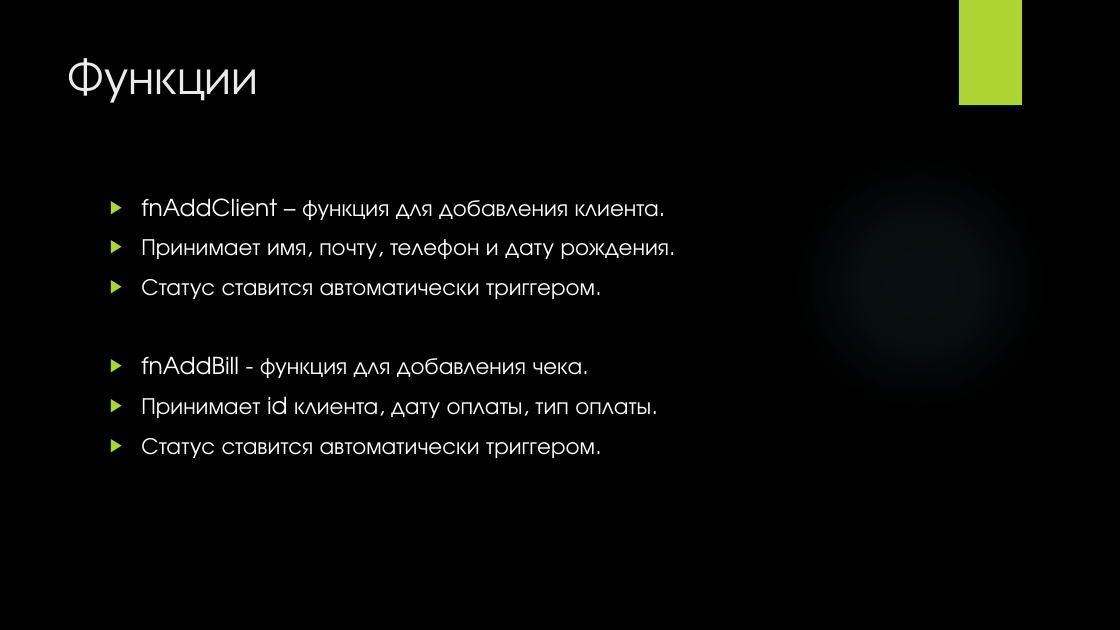
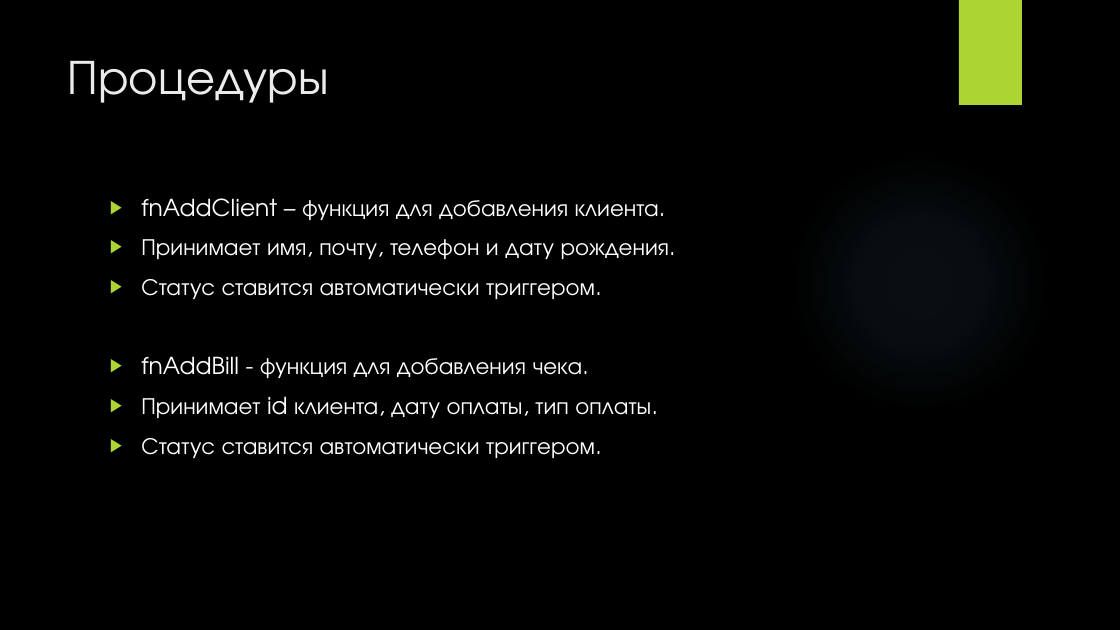
Before and after one commit to DJDims/Cafe-bar-project, a slide deck: slide 6 of Final boss.pptx (slide 4 before the commit). Drawn at 1120x630 pixels with LibreOffice and Linux fonts; fonts in the diff are those of the drawing; background and template pictures are left out. Boxes give left, top, right and bottom in pixels: in the first picture for what was removed or moved away, otherwise in the second. Text is boxed around its words. In the diff, an @@ line names an element or a change of style, - is before the commit and + after.

```diff
--- a/Final boss.pptx
+++ b/Final boss.pptx
@@ title at bbox=[68, 61, 329, 103]: text changed @@
-Функции
+Процедуры
```
Also in this commit, not shown: 6 other slides changed, 3 slides added, 1 slide removed, 13 other files.
